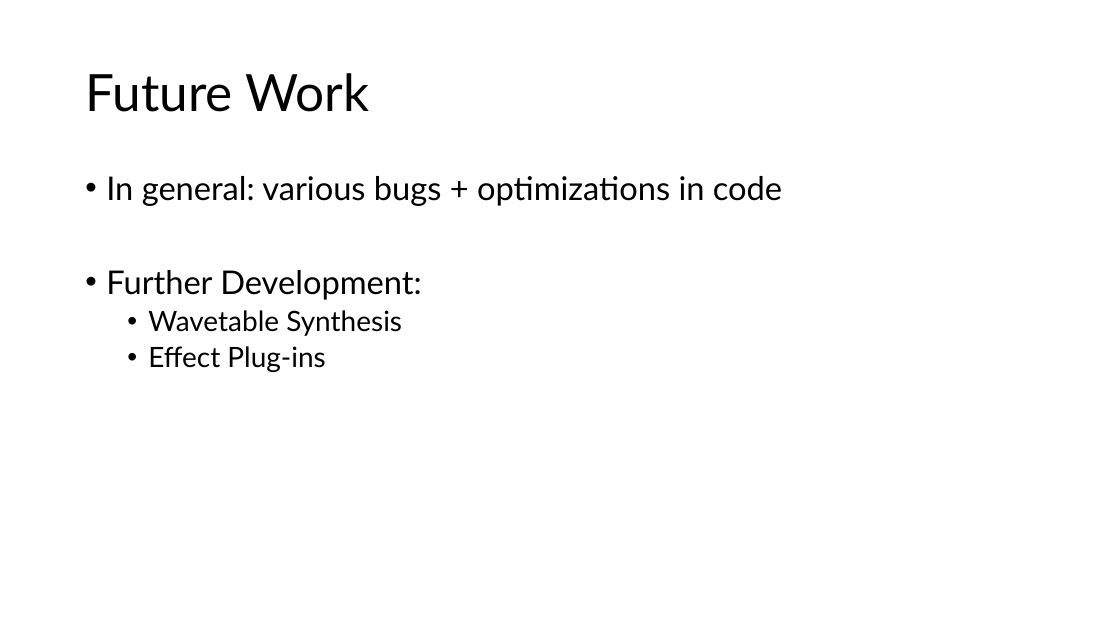
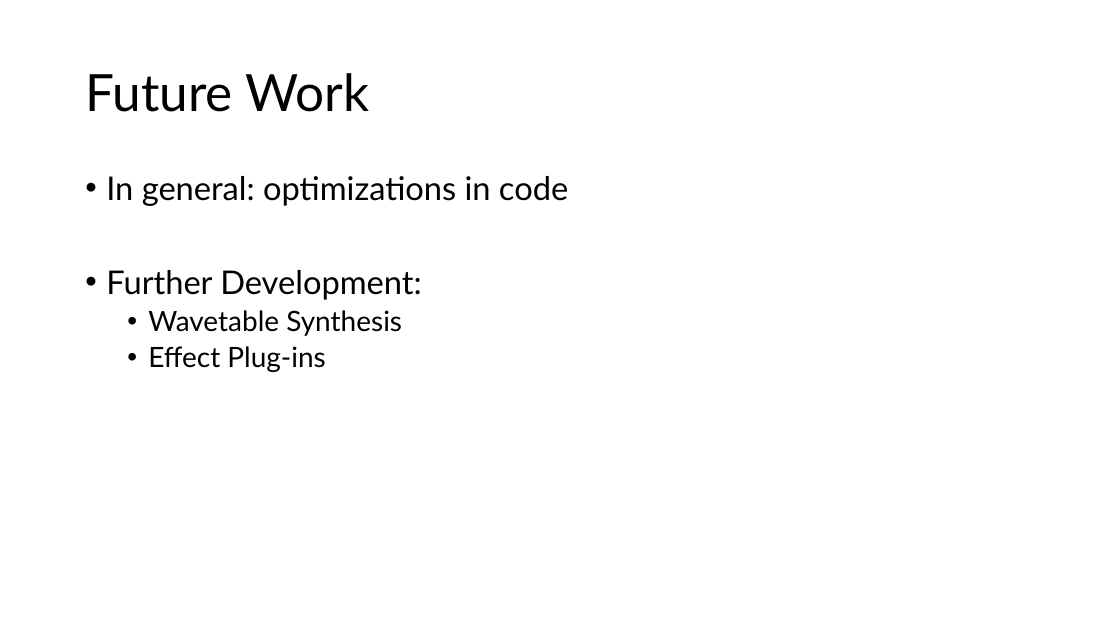
Before and after one commit to ShotgunApe/VST-Synth, a slide deck: slide 16 of docs/juniorIS-new.pptx (slide 15 before the commit). Drawn at 1120x630 pixels with LibreOffice and Linux fonts; fonts in the diff are those of the drawing. Boxes give left, top, right and bottom in pixels: in the first picture for what was removed or moved away, otherwise in the second. Text is boxed around its words. In the diff, an @@ line names an element or a change of style, - is before the commit and + after.

```diff
--- a/docs/juniorIS-new.pptx
+++ b/docs/juniorIS-new.pptx
@@ text at (x1=106, y1=176, x2=568, y2=206): text changed @@
-• In general: various bugs + optimizations in code
+• In general: optimizations in code
```
Also in this commit, not shown: 1 other slide changed, 1 slide added.
